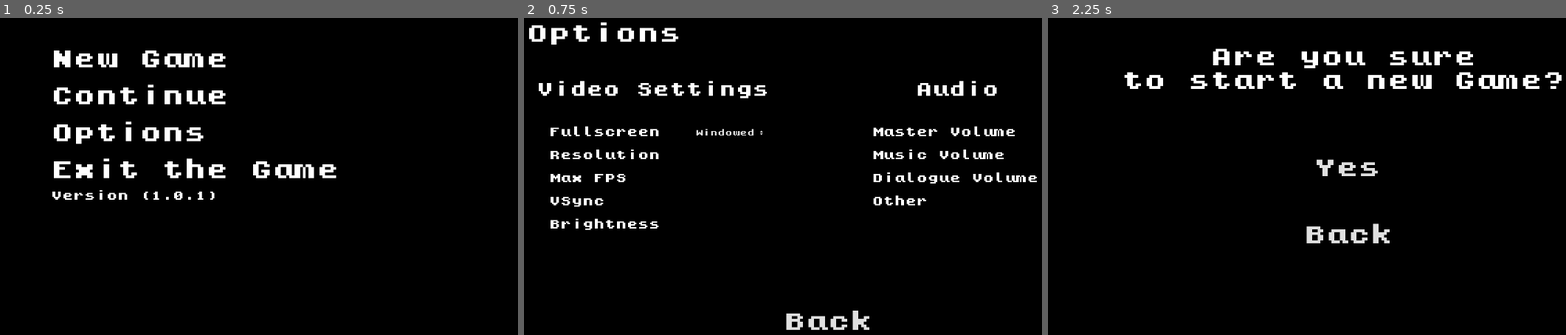
Above: before the commit, frames 1-3 (left to right).
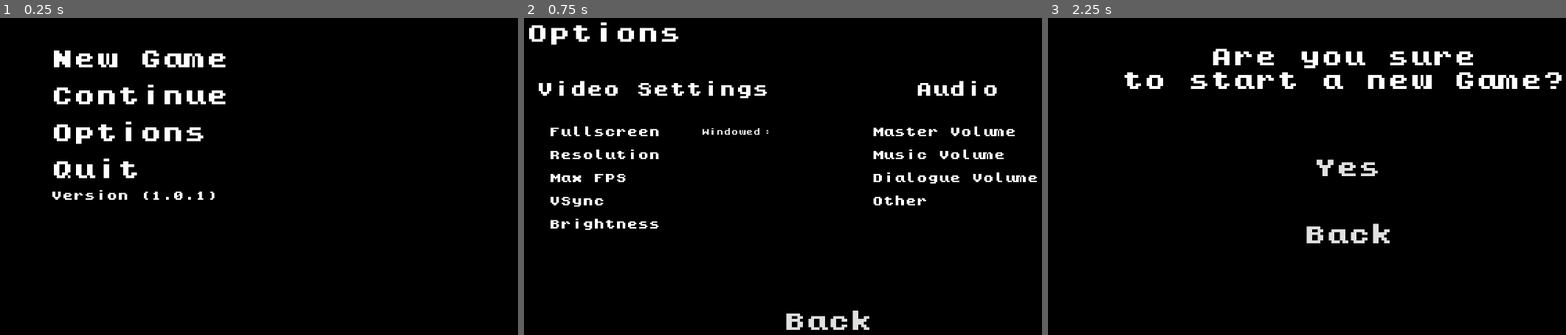
Above: after the commit, the same moments.

Repository: Vilkku11/super-journey
Game: Godot game, scene res://Control.tscn
Two runs of this game, one before a commit and one after it. Both use one fixed random seed, a clock stepped at 60 frames per second and the inputs below.
Inputs:
- Up to frame 1 (0.25 s): no input
- Up to frame 2 (0.75 s): click "Options" at 0.5 s
- Up to frame 3 (2.25 s): click "Back" at 1.25 s; click "New Game" at 2 s

The runs differ from the first frame. In frame 1, 0.9% of the frame differs, in the area x 10-65%, y 44-51%; in frame 2, 0.2%; in frame 3, nothing differs.
Error before the commit: Attempt to call function 'select' in base 'null instance' on a null instance. (res://Game/Return_to_title.gd:12)

Commit message:
Fixing Main Menu back buttons

Diff:
--- /dev/null
+++ b/Game/BackFromContinue.gd
@@ -0,0 +1,6 @@
+extends CenterContainer
+
+
+
+func _on_BackButton_pressed():
+	get_tree().change_scene("res://Control.tscn")
--- /dev/null
+++ b/Game/BackFromNewGame.gd
@@ -0,0 +1,6 @@
+extends CenterContainer
+
+
+
+func _on_BackButton_pressed():
+	get_tree().change_scene("res://Control.tscn")
--- a/Game/Continue.tscn
+++ b/Game/Continue.tscn
@@ -1,7 +1,8 @@
-[gd_scene load_steps=4 format=2]
+[gd_scene load_steps=5 format=2]
 
 [ext_resource path="res://Game/NewGame.tscn" type="PackedScene" id=1]
 [ext_resource path="res://Font/kongtext/pixel_font_48.tres" type="DynamicFontData" id=2]
+[ext_resource path="res://Game/BackFromContinue.gd" type="Script" id=3]
 
 [sub_resource type="DynamicFont" id=1]
 size = 48
@@ -16,6 +17,7 @@
 margin_top = 2.0
 margin_right = 287.0
 margin_bottom = 131.0
+script = ExtResource( 3 )
 
 [node name="VBoxContainer" parent="CenterContainer" index="0"]
 margin_left = 0.0
@@ -63,3 +65,5 @@
 custom_fonts/font = SubResource( 1 )
 text = "Load a Savepoint"
 flat = true
+
+[connection signal="pressed" from="CenterContainer/VBoxContainer/Label/BackButton" to="CenterContainer" method="_on_BackButton_pressed"]
--- a/Game/NewGame.tscn
+++ b/Game/NewGame.tscn
@@ -1,7 +1,7 @@
 [gd_scene load_steps=7 format=2]
 
 [ext_resource path="res://Font/kongtext/kongtext.ttf" type="DynamicFontData" id=1]
-[ext_resource path="res://Game/Return_to_title.gd" type="Script" id=2]
+[ext_resource path="res://Game/BackFromNewGame.gd" type="Script" id=2]
 [ext_resource path="res://Font/kongtext/pixel_font_48.tres" type="DynamicFontData" id=3]
 
 [sub_resource type="DynamicFont" id=1]
@@ -61,4 +61,4 @@
 text = "Yes"
 flat = true
 
-[connection signal="pressed" from="CenterContainer/VBoxContainer/Label/BackButton" to="." method="_on_Button_pressed"]
+[connection signal="pressed" from="CenterContainer/VBoxContainer/Label/BackButton" to="CenterContainer" method="_on_BackButton_pressed"]
--- a/Game/Options.tscn
+++ b/Game/Options.tscn
@@ -1,8 +1,18 @@
-[gd_scene load_steps=7 format=2]
+[gd_scene load_steps=9 format=2]
 
 [ext_resource path="res://Game/NewGame.tscn" type="PackedScene" id=1]
 [ext_resource path="res://Font/kongtext/kongtext.ttf" type="DynamicFontData" id=2]
 [ext_resource path="res://Game/GlobalSettings.gd" type="Script" id=3]
+[ext_resource path="res://Game/Settings.gd" type="Script" id=4]
+
+[sub_resource type="GDScript" id=4]
+script/source = "extends CenterContainer
+
+
+
+func _on_Button_pressed():
+	get_tree().change_scene(\"res://Control.tscn\")
+"
 
 [sub_resource type="DynamicFont" id=1]
 size = 36
@@ -17,6 +27,7 @@
 
 [node name="Options" instance=ExtResource( 1 )]
 margin_left = 1.0
+script = ExtResource( 4 )
 
 [node name="CenterContainer" parent="." index="0"]
 anchor_left = -0.00547303
@@ -24,6 +35,7 @@
 margin_top = 24.0
 margin_right = 404.0
 margin_bottom = 84.0
+script = SubResource( 4 )
 
 [node name="VBoxContainer" parent="CenterContainer" index="0"]
 margin_left = 22.0
@@ -134,21 +146,20 @@
 text = "Brightness"
 
 [node name="FullscreenBTN" type="CenterContainer" parent="." index="1"]
-margin_left = 357.0
-margin_top = 243.0
-margin_right = 552.0
-margin_bottom = 283.0
+margin_left = 389.0
+margin_top = 250.0
+margin_right = 546.0
+margin_bottom = 272.0
 script = ExtResource( 3 )
 
 [node name="FullscreenBtn" type="OptionButton" parent="FullscreenBTN" index="0"]
-margin_left = 19.0
-margin_top = 9.0
-margin_right = 176.0
-margin_bottom = 31.0
+margin_right = 157.0
+margin_bottom = 22.0
 custom_fonts/font = SubResource( 3 )
 text = "Windowed"
 flat = true
 items = [ "Windowed", null, false, 0, null, "Fullscreen", null, false, 1, null ]
 selected = 0
 
+[connection signal="pressed" from="CenterContainer/VBoxContainer/Label/BackButton" to="CenterContainer" method="_on_Button_pressed"]
 [connection signal="item_selected" from="FullscreenBTN/FullscreenBtn" to="." method="_on_FullscreenBtn_item_selected"]
--- a/Game/Return_to_title.gd
+++ /dev/null
@@ -1,17 +0,0 @@
-extends Node
-
-func _on_Button_pressed():
-	get_tree().change_scene("res://Control.tscn")
-
-
-
-#Video Settings
-onready var display_options = $FullscreenBTN/FullscreenBtn
-
-func _ready():
-	display_options.select(1 if Save.game_data.fullscreen_on else 0)
-	GlobalSettings.toggle_fullscreen(Save.game_data.fullscreen_on)
-
-
-func _on_FullscreenBtn_item_selected(index):
-	GlobalSettings.toggle_fullscreen(true if index == 1 else false)
--- /dev/null
+++ b/Game/Settings.gd
@@ -0,0 +1,10 @@
+extends Node
+
+onready var display_options = $FullscreenBTN/FullscreenBtn
+
+#func _ready():
+#	display_options.select(true if Save.game_data.fullscreen_on else false)
+#	GlobalSettings.toggle_fullscreen(Save.game_data.fullscreen_on)
+
+func _on_FullscreenBtn_item_selected(index):
+	GlobalSettings.toggle_fullscreen(true if index == 1 else false)
--- a/Title_screen/Buttons/ExitButton.tscn
+++ b/Title_screen/Buttons/ExitButton.tscn
@@ -8,4 +8,4 @@
 text = "Exit"
 
 [node name="Label" parent="." index="0"]
-text = "Exit the Game"
+text = "Quit"
Not shown: 1 places in Game/NewGame.tscn that only renumber resources
